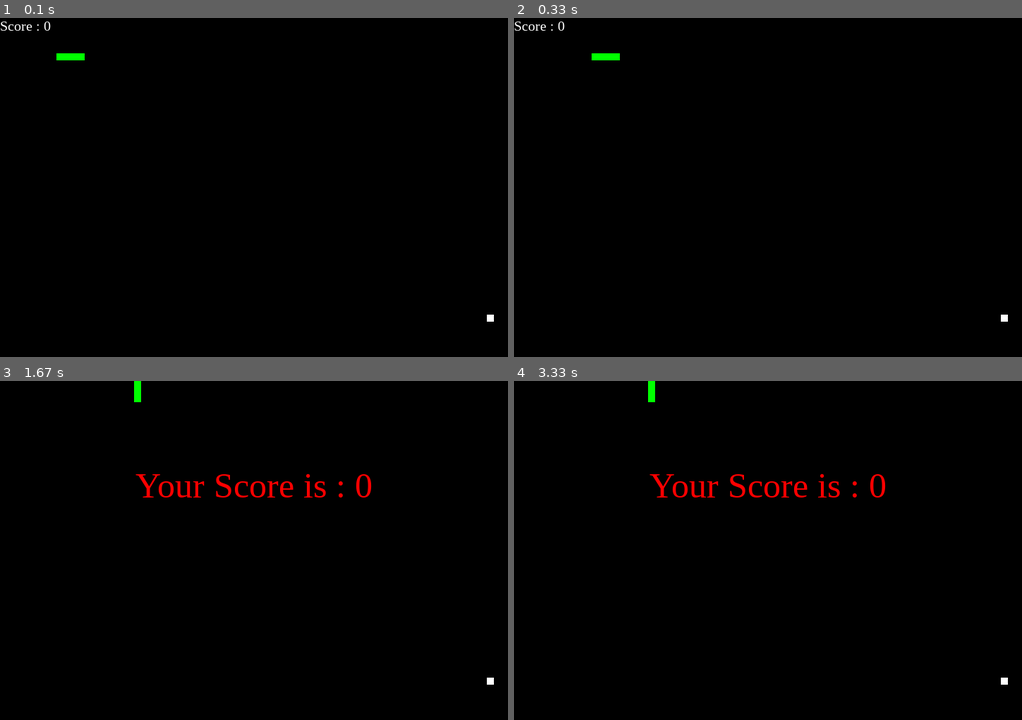
Above: before the commit, frames 1-4 (two rows, left to right).
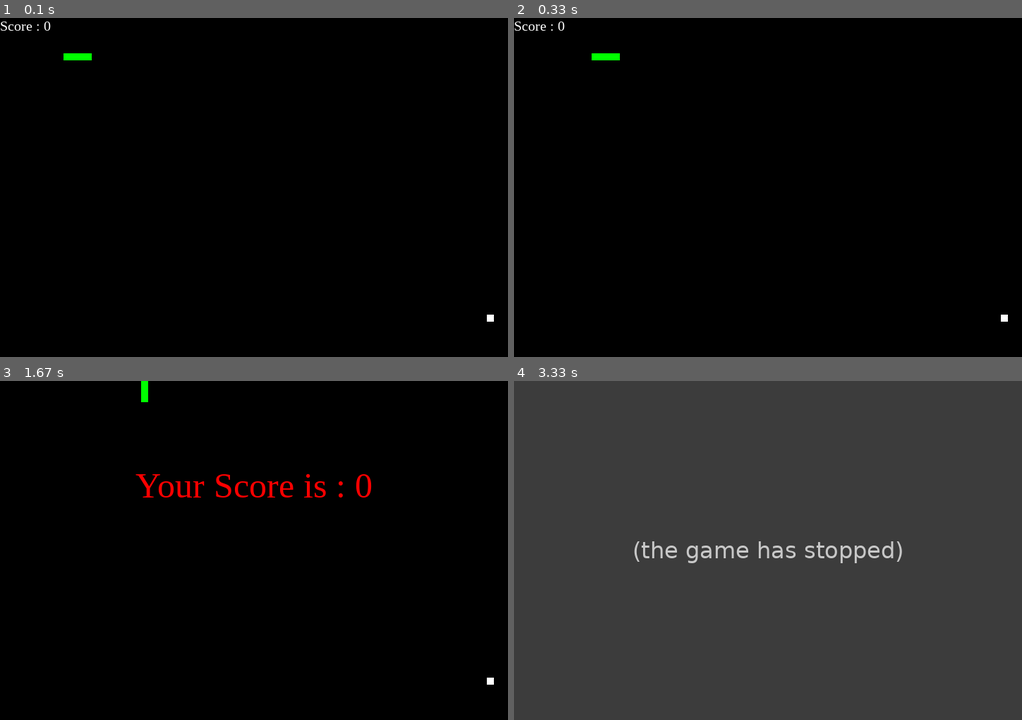
Above: after the commit, the same moments.

Repository: AndreasKG-15/PyGame
Game: pygame game, started from snake.py
The game is run twice, just before and just after one commit, with the same random seed, the same clock (stepped at 60 frames per second) and the same inputs.
Inputs:
- Up to frame 1 (0.1 s): no input
- Up to frame 2 (0.33 s): no input
- Up to frame 3 (1.67 s): hold Up 0.83-1.3 s
- Up to frame 4 (3.33 s): no input

The runs differ from the first frame. In frame 1, less than 0.1% of the frame differs, in the area x 11-19%, y 10-13%; in frame 2, nothing differs; in frame 3, 0.2%; in frame 4, 100%, in the area x 0-100%, y 0-100%.
After the commit the program exited at 3.25 s; later frames show no game.

Commit message:
Updated the snake's speed

Diff:
--- a/snake.py
+++ b/snake.py
@@ -3,7 +3,7 @@
 import time
 import random
 
-snake_speed = 10
+snake_speed = 12
 # Window size
 window_x = 720
 window_y = 480
